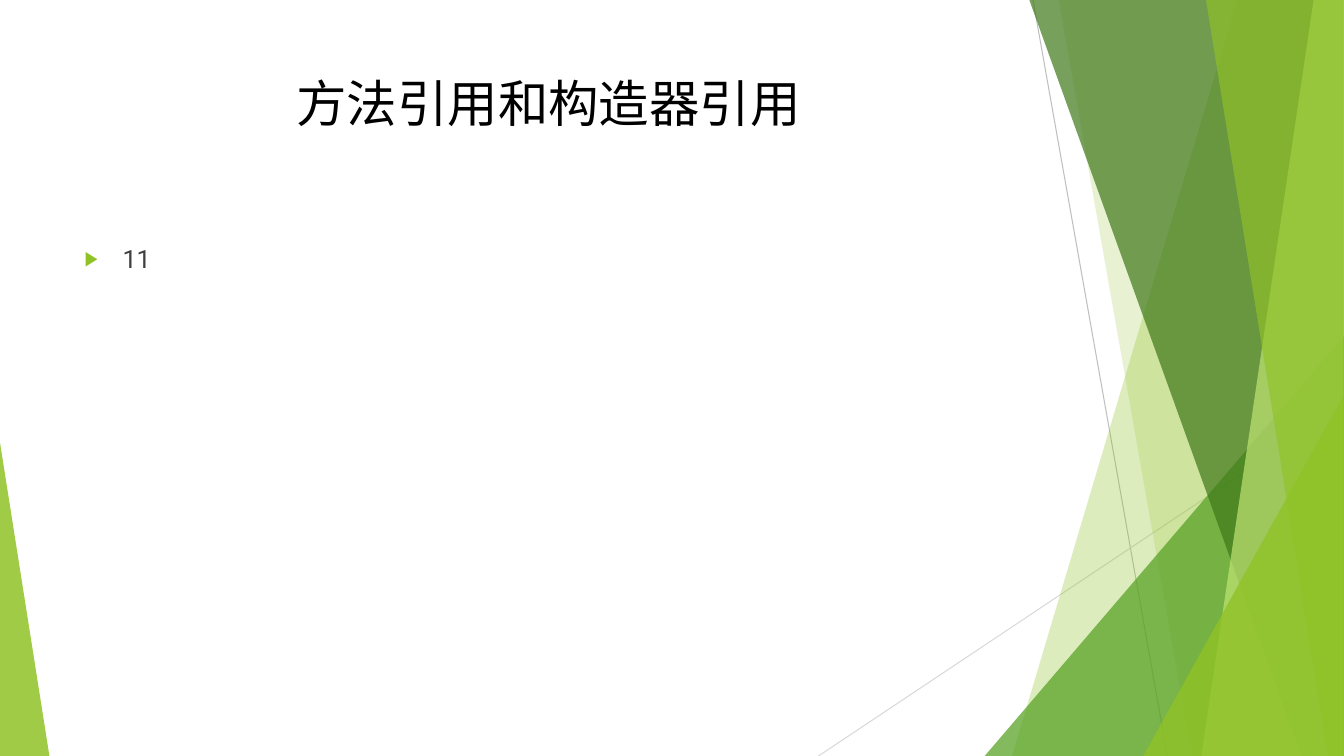
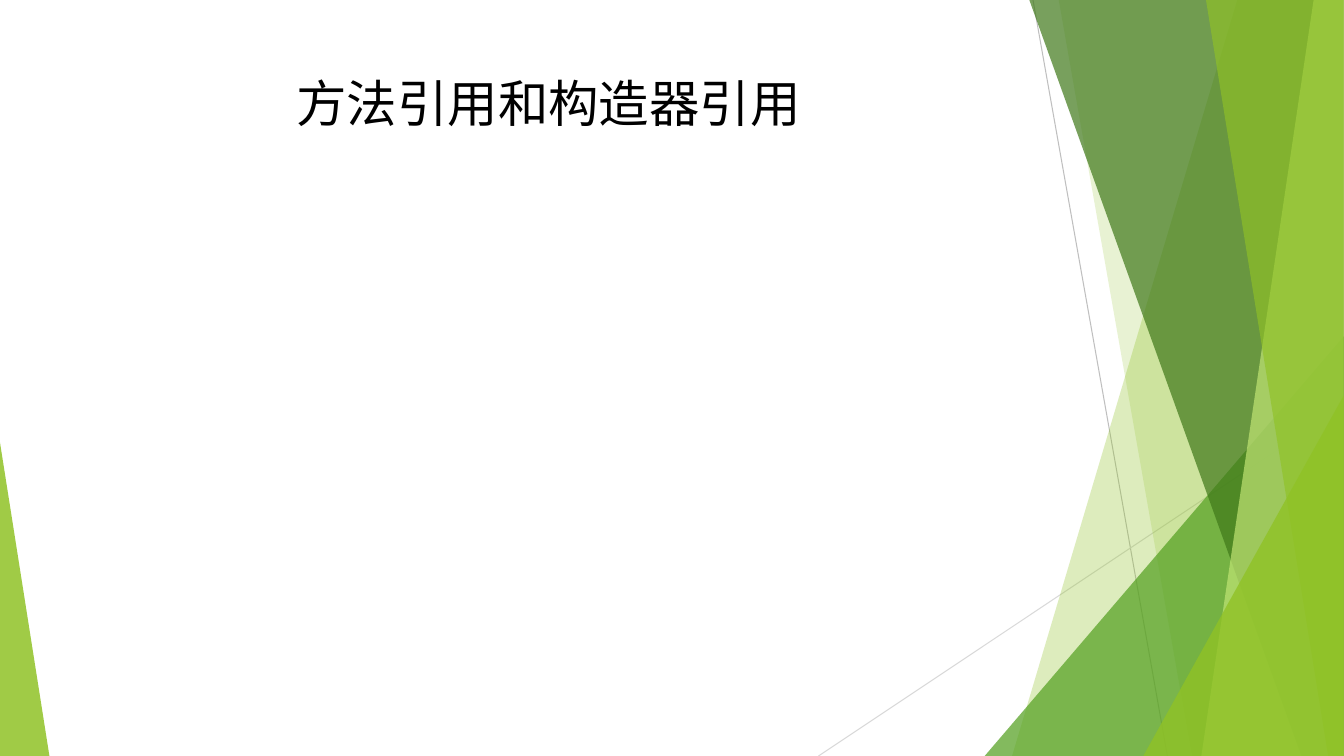
Before and after one commit to lsl645031854/ppt, a slide deck: slide 7 of Lambda表达式和Stream API.pptx. Drawn at 1344x756 pixels with LibreOffice and Linux fonts; fonts in the diff are those of the drawing. Boxes give left, top, right and bottom in pixels: in the first picture for what was removed or moved away, otherwise in the second. Text is boxed around its words. In the diff, an @@ line names an element or a change of style, - is before the commit and + after.

Commit message:
fix

```diff
--- a/Lambda表达式和Stream API.pptx
+++ b/Lambda表达式和Stream API.pptx
@@ text removed at <box>123,250,151,268</box> @@
-▶ 11
```
